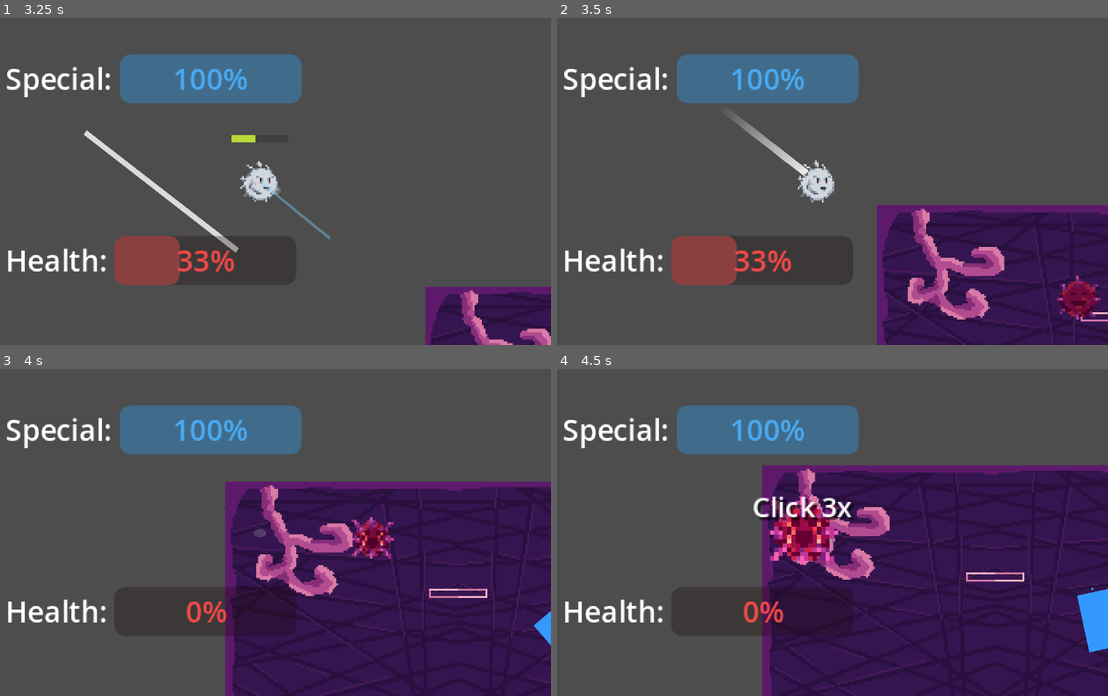
Above: before the commit, frames 1-4 (two rows, left to right).
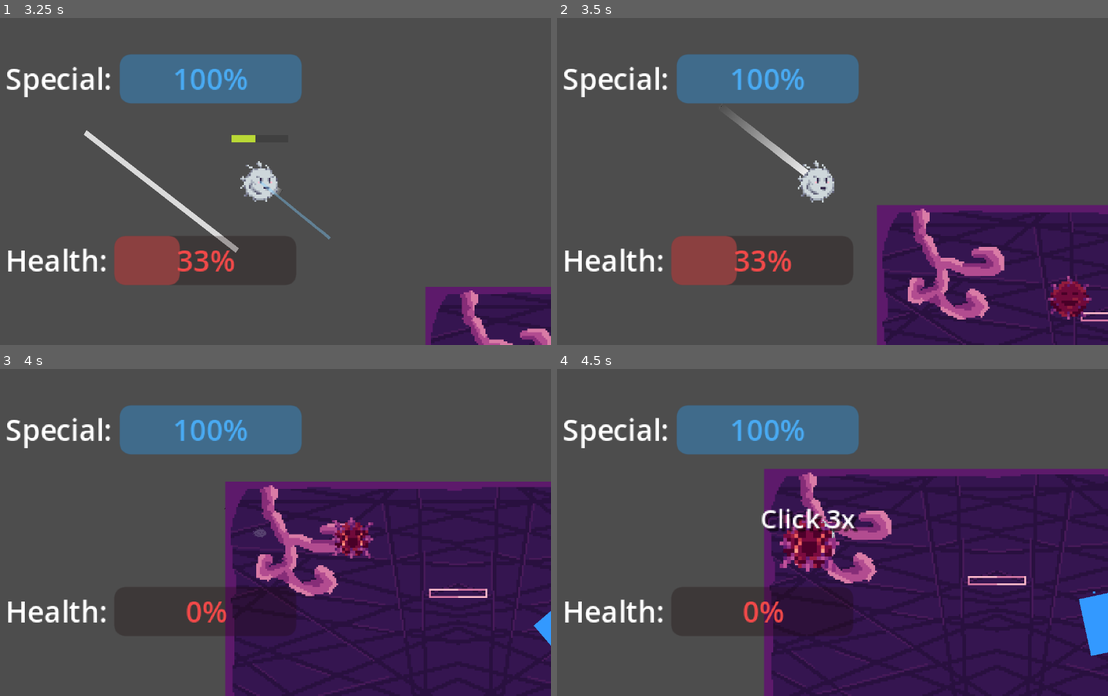
Above: after the commit, the same moments.

Repository: abstractuus/projectredhead
Game: Godot game, scene res://main.tscn
Two runs of this game, one before a commit and one after it. Both use one fixed random seed, a clock stepped at 60 frames per second and the inputs below.
Inputs (mouse positions are in pixels of both pictures, inside the frame that each line leads up to):
- Up to frame 1 (3.25 s): tap Enter at 0.5 s; move the mouse to (385, 165) at 0.52 s; tap T at 0.6, 2.1 s; click (385, 165) at 0.67 s; tap Space (ui_select) at 0.77 s; drag from (143, 197) to (231, 246) at 1.27 s; move the mouse to (319, 109) at 2.02 s; click (319, 109) at 2.17 s; drag from (231, 246) to (82, 132) at 2.77 s
- Up to frame 2 (3.5 s): no input
- Up to frame 3 (4 s): move the mouse to (435, 581) at 3.52 s; tap T at 3.6 s; click (435, 581) at 3.67 s; tap Space (ui_select) at 3.77 s
- Up to frame 4 (4.5 s): drag from (639, 483) to (843, 525) at 4.27 s

Frame 1 is identical in both runs. In frame 2, 0.7% of the frame differs, in the area x 89-99%, y 78-93%; in frame 3, 1.0%; in frame 4, 6.5%, in the area x 35-100%, y 29-100%.

Commit message:
feat: collison in tile

Diff:
--- a/main.tscn
+++ b/main.tscn
@@ -848,18 +848,30 @@
 
 [sub_resource type="TileSetAtlasSource" id="TileSetAtlasSource_ycdy4"]
 texture = ExtResource("7_efxa6")
+8:3/0 = 0
+8:3/0/physics_layer_0/polygon_0/points = PackedVector2Array(-8, 2.86875, 8, 2.86875, 8, 8, -8, 8)
+6:9/0 = 0
+6:9/0/physics_layer_0/polygon_0/points = PackedVector2Array(-8, -8, 8, -8, 8, -3.36336, -8, -2.86875)
+7:9/0 = 0
+7:9/0/physics_layer_0/polygon_0/points = PackedVector2Array(-8, -8, 8, -8, 8, -3.36336, -8, -2.6709)
+8:9/0 = 0
+8:9/0/physics_layer_0/polygon_0/points = PackedVector2Array(-8, -8, 8, -8, 8, -2.76982, -8, -3.26444)
+9:9/0 = 0
+9:9/0/physics_layer_0/polygon_0/points = PackedVector2Array(-8, -8, 6.13318, -8, 6.03426, -3.06659, -8, -3.06659)
+2:10/0 = 0
+2:10/0/physics_layer_0/polygon_0/points = PackedVector2Array(-8, -8, 8, -8, 8.80408, -3.46228, -8, -2.86875)
+3:10/0 = 0
+3:10/0/physics_layer_0/polygon_0/points = PackedVector2Array(-8, -8, 8, -8, 8, -3.66013, -8, -3.06659)
+12:10/0 = 0
+12:10/0/physics_layer_0/polygon_0/points = PackedVector2Array(-8, -8, -2.65507, -8, -2.754, -8, -3.24861, 8, -8, 8)
+12:11/0 = 0
+12:11/0/physics_layer_0/polygon_0/points = PackedVector2Array(-8, -8, -3.06659, -8, -2.96767, 8, -8, 8)
 7:3/0 = 0
-8:3/0 = 0
-6:9/0 = 0
-7:9/0 = 0
-8:9/0 = 0
-9:9/0 = 0
-2:10/0 = 0
-3:10/0 = 0
-12:10/0 = 0
-12:11/0 = 0
+7:3/0/physics_layer_0/polygon_0/points = PackedVector2Array(-8, 2.86875, 8, 3.26443, 8, 8, -8, 8)
 
 [sub_resource type="TileSet" id="TileSet_w48qg"]
+physics_layer_0/collision_layer = 1
+physics_layer_0/collision_priority = 0.1
 sources/0 = SubResource("TileSetAtlasSource_ycdy4")
 
 [node name="Node" type="Node"]
Not shown: 1 places in main.tscn that only renumber resources
Not shown: 1 places in scenes/main_character.tscn that only renumber resources
